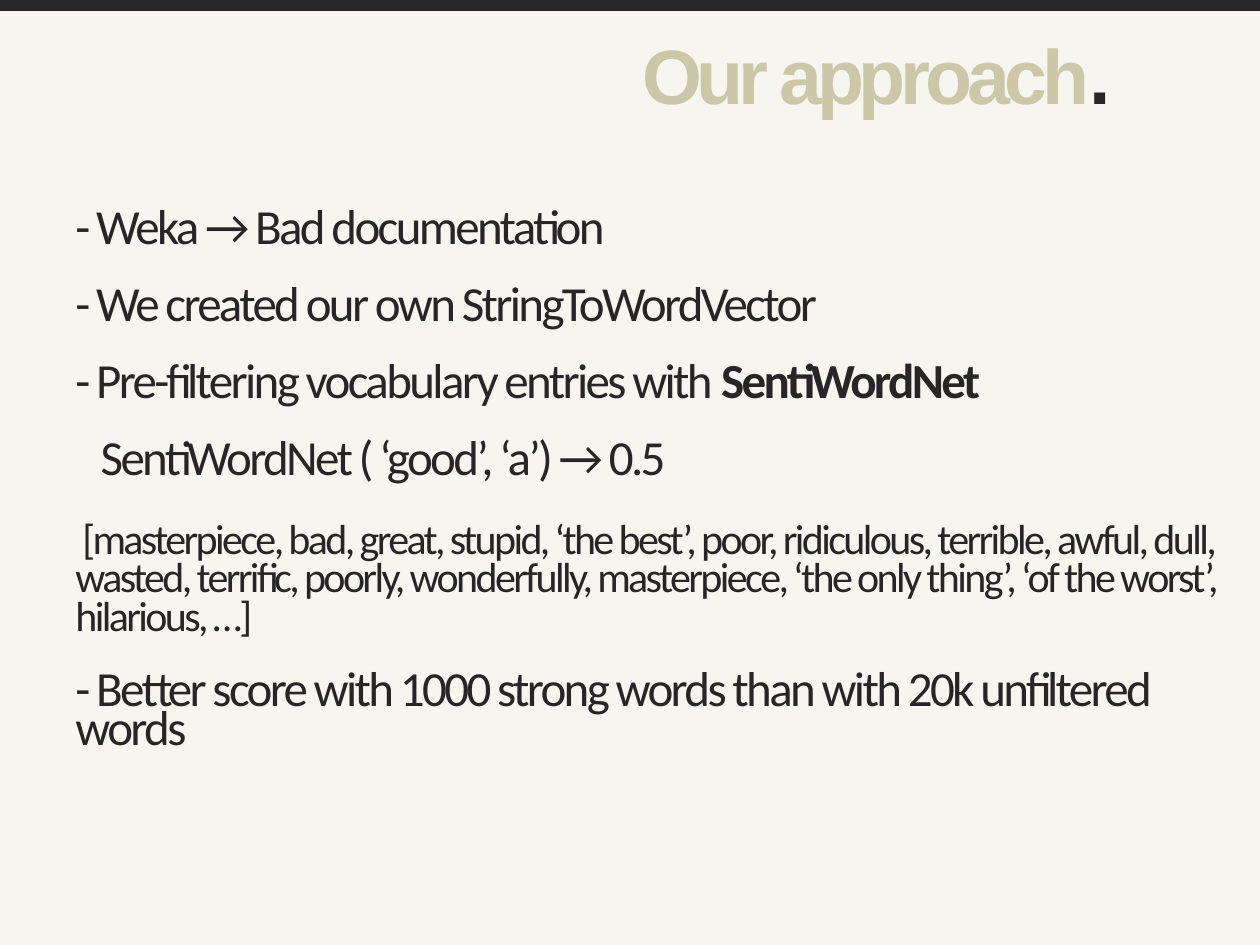
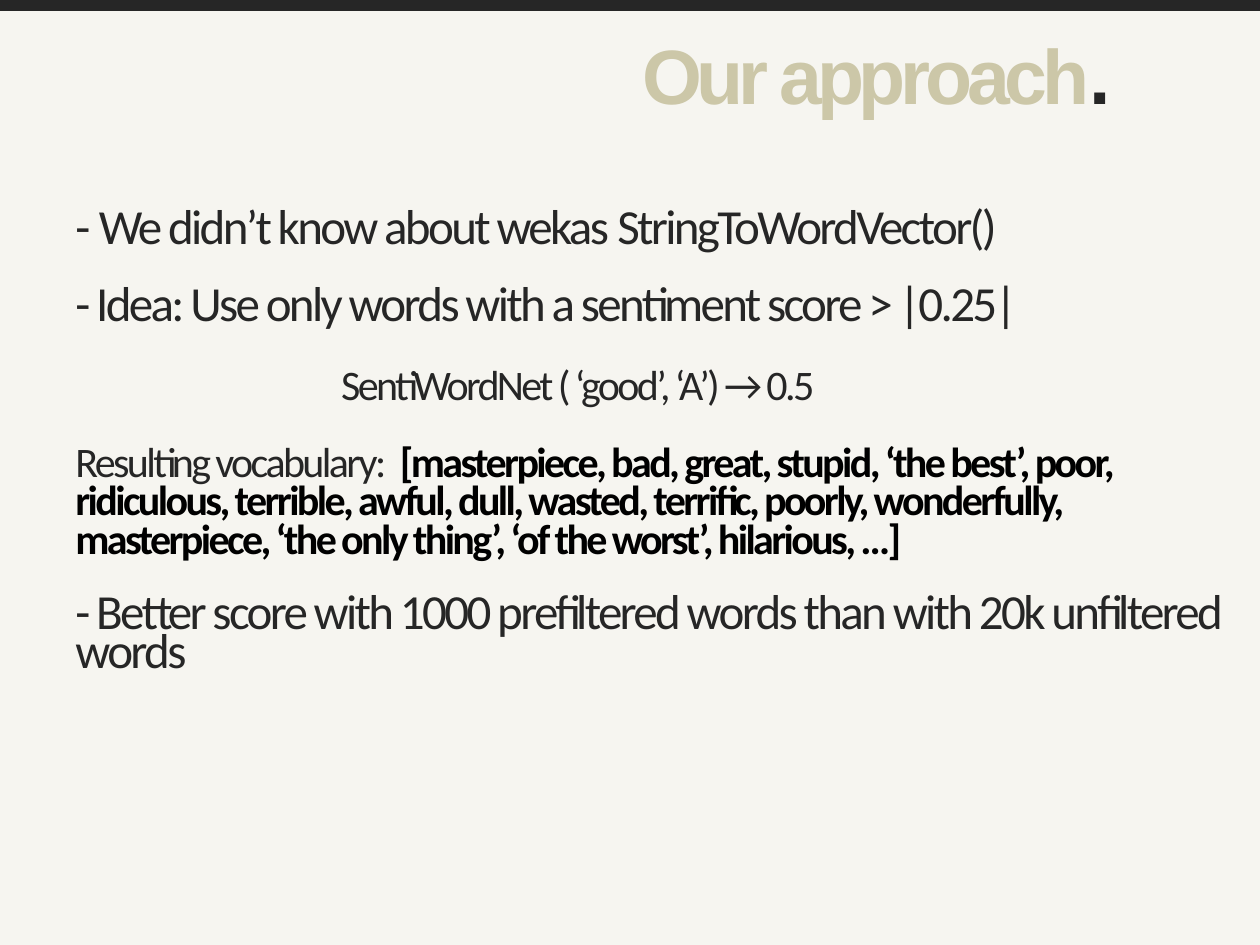
Before and after one commit to hosts1/ch.bfh.bti7535.w2017.rottentomatoes, a slide deck: slide 3 of docs/presentation.pptx. Drawn at 1260x945 pixels with LibreOffice and Linux fonts; fonts in the diff are those of the drawing. Boxes give left, top, right and bottom in pixels: in the first picture for what was removed or moved away, otherwise in the second. Text is boxed around its words. In the diff, an @@ line names an element or a change of style, - is before the commit and + after.

```diff
--- a/docs/presentation.pptx
+++ b/docs/presentation.pptx
@@ text at (75,208,1223,669): text changed; size 28 to 24 pt @@
-- Weka → Bad documentation
-- We created our own StringToWordVector
-- Pre-filtering vocabulary entries with SentiWordNet
-SentiWordNet ( ‘good’, ‘a’) → 0.5
-[masterpiece, bad, great, stupid, ‘the best’, poor, ridiculous, terrible, awful, dull, wasted, terrific, poorly, wonderfully, masterpiece, ‘the only thing’, ‘of the worst’, hilarious, …]
-- Better score with 1000 strong words than with 20k unfiltered words
+- We didn’t know about wekas StringToWordVector()
+- Idea: Use only words with a sentiment score > |0.25|
+SentiWordNet ( ‘good’, ‘A’) → 0.5
+Resulting vocabulary: [masterpiece, bad, great, stupid, ‘the best’, poor, ridiculous, terrible, awful, dull, wasted, terrific, poorly, wonderfully, masterpiece, ‘the only thing’, ‘of the worst’, hilarious, …]
+- Better score with 1000 prefiltered words than with 20k unfiltered words
```
Also in this commit, not shown: 5 other slides changed, 1 slide removed, 30 other files.
